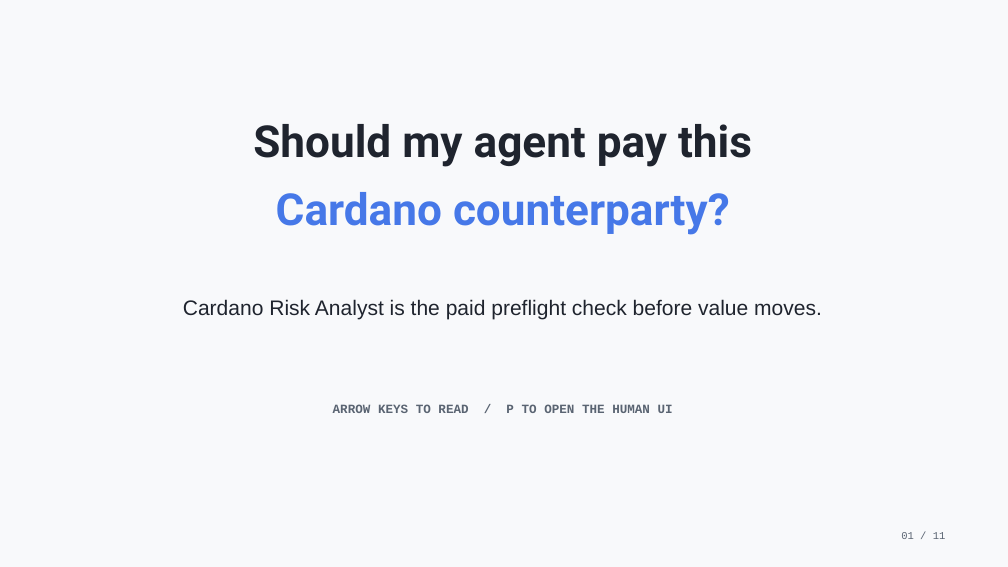
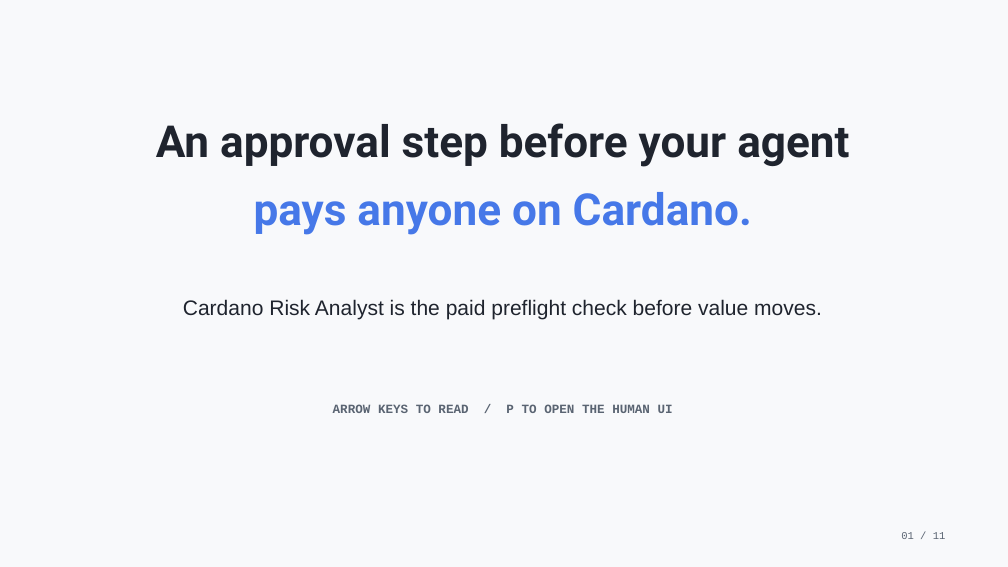
Before and after one commit to pieakshat/cardano-risk-coworker, a slide deck: slide 1 of web/public/deck/cardano-risk-analyst.pptx. Drawn at 1008x567 pixels with LibreOffice and Linux fonts; fonts in the diff are those of the drawing. Boxes give left, top, right and bottom in pixels: in the first picture for what was removed or moved away, otherwise in the second. Text is boxed around its words. In the diff, an @@ line names an element or a change of style, - is before the commit and + after.

Commit message:
pptx: approval-step title and the real two-seller run with the production call

```diff
--- a/web/public/deck/cardano-risk-analyst.pptx
+++ b/web/public/deck/cardano-risk-analyst.pptx
@@ text at [156,123,849,167]: text changed @@
-Should my agent pay this
+An approval step before your agent
@@ text at [254,192,752,235]: text changed @@
-Cardano counterparty?
+pays anyone on Cardano.
```
Also in this commit, not shown: 1 other slide changed, 2 other files.
